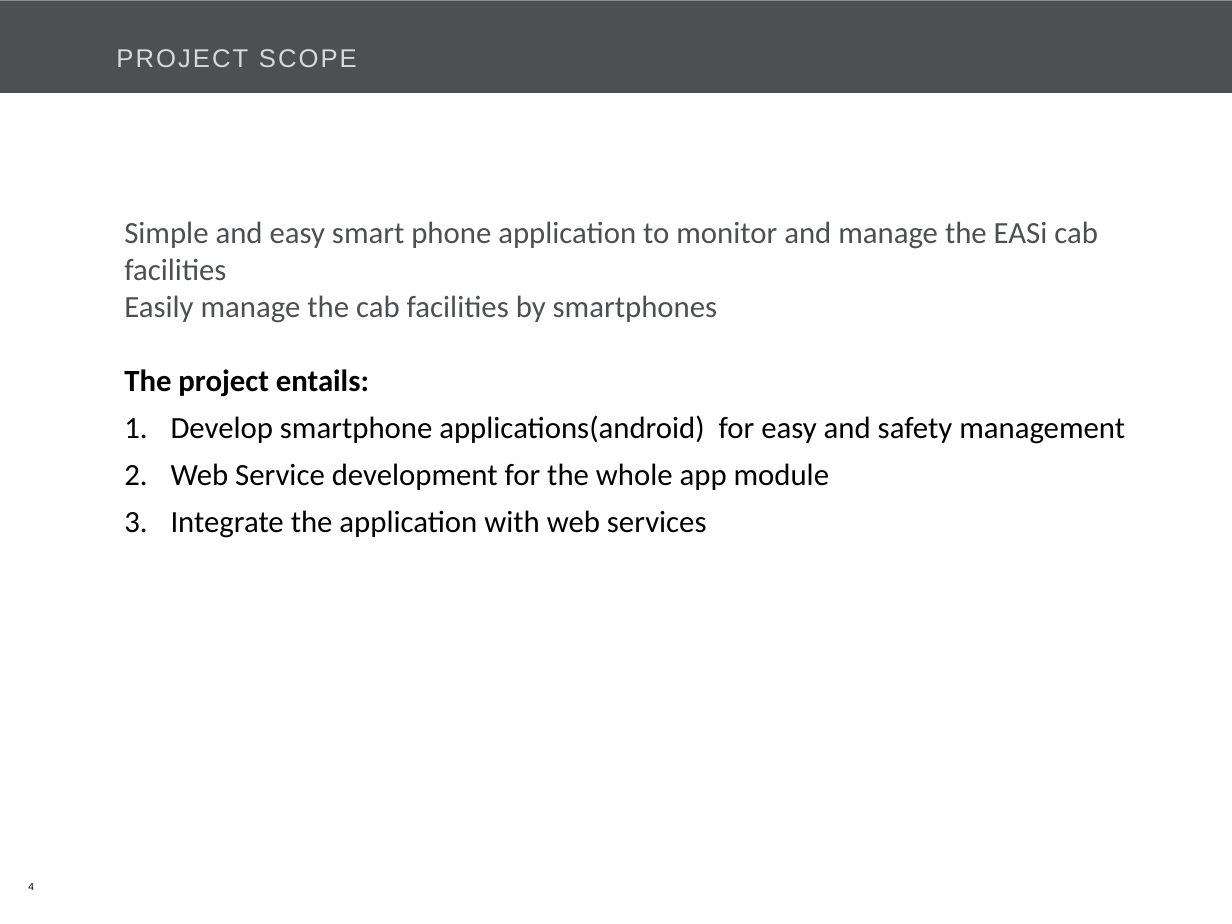
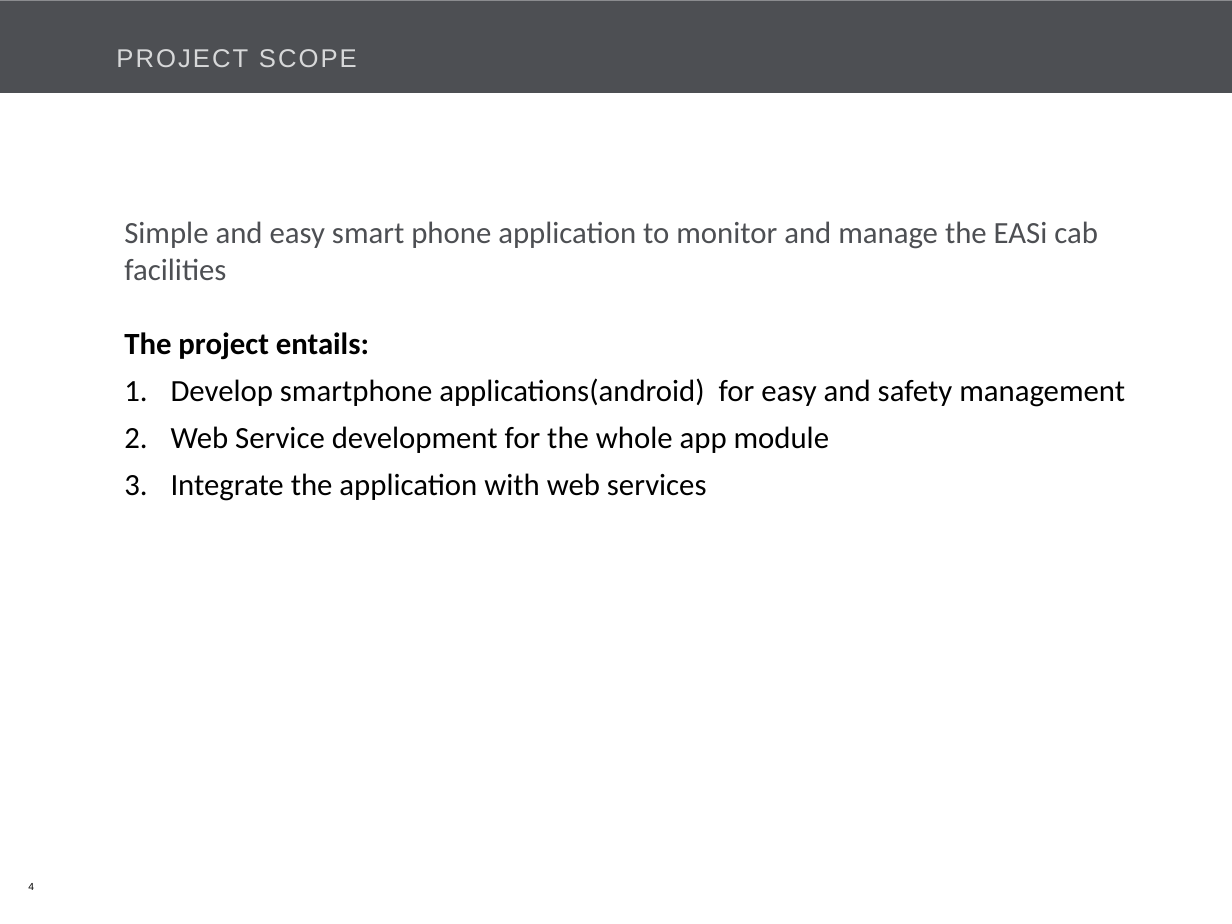
Before and after one commit to Bajarangi/demo, a slide deck: slide 4 of trunk/EasiCab/Documents/EASiCab_POC_kick off.pptx. Drawn at 1232x924 pixels with LibreOffice and Linux fonts; fonts in the diff are those of the drawing; background and template pictures are left out. Boxes give left, top, right and bottom in pixels: in the first picture for what was removed or moved away, otherwise in the second. Text is boxed around its words. In the diff, an @@ line names an element or a change of style, - is before the commit and + after.

```diff
--- a/trunk/EasiCab/Documents/EASiCab_POC_kick off.pptx
+++ b/trunk/EasiCab/Documents/EASiCab_POC_kick off.pptx
@@ text at [124,295,717,323]: paragraph removed @@
-Easily manage the cab facilities by smartphones
```
Also in this commit, not shown: 10 other slides changed, 2 other files.
